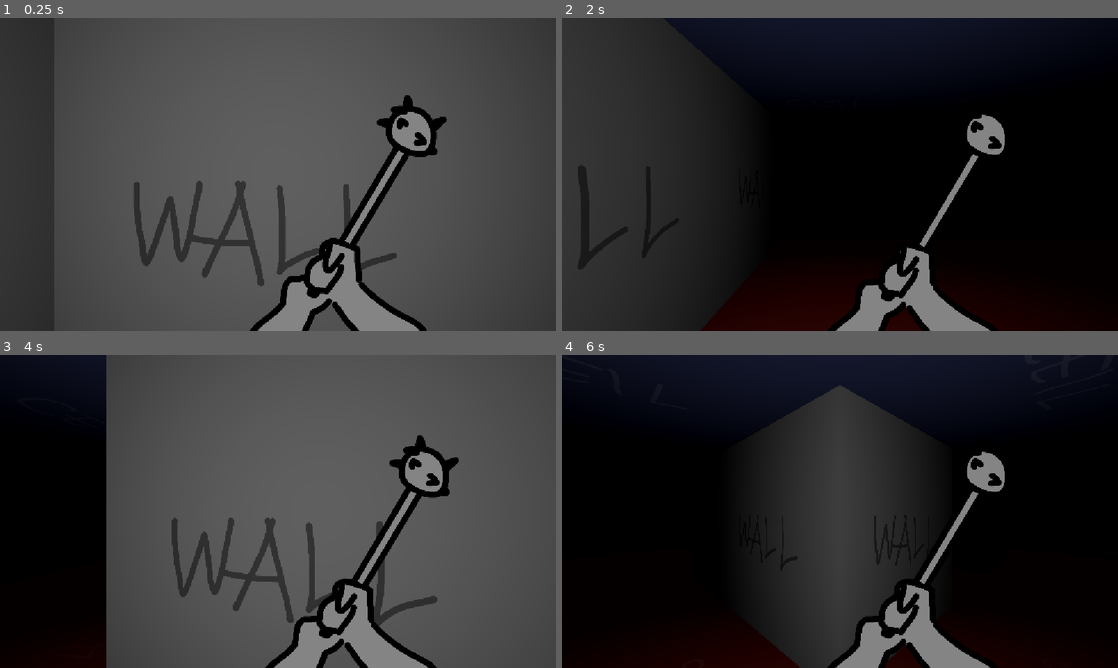
Above: before the commit, frames 1-4 (two rows, left to right).
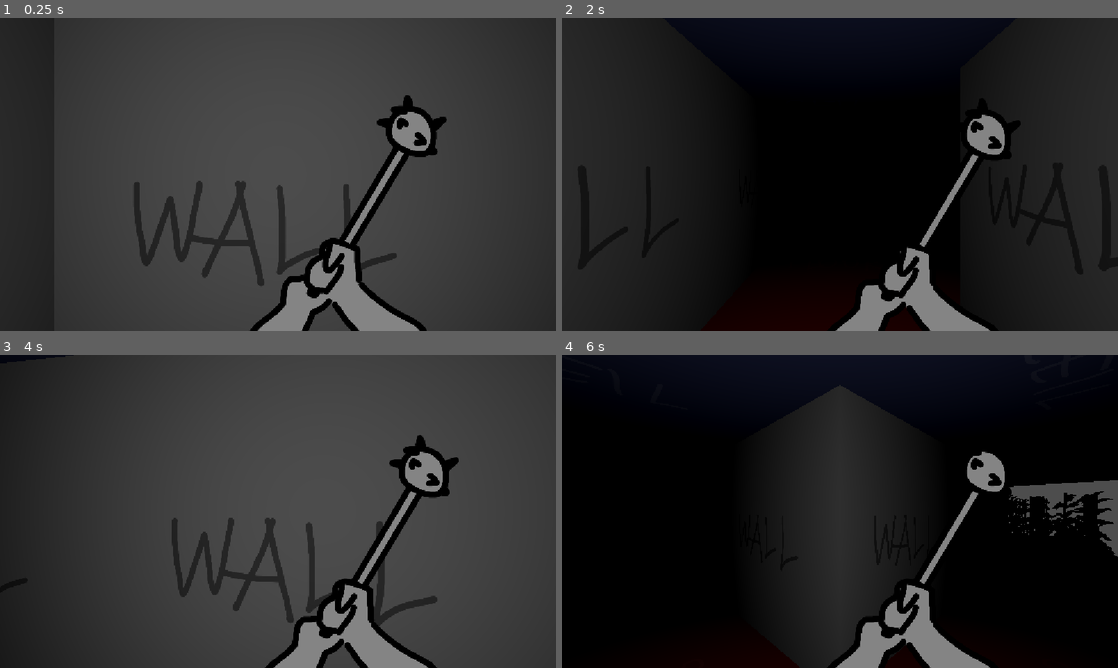
Above: after the commit, the same moments.

Repository: kerivin/dungeon-crawler
Game: Godot game, scene res://scenes/level.tscn
Two runs of this game, one before a commit and one after it. Both use one fixed random seed, a clock stepped at 60 frames per second and the inputs below. The project has no main scene, so this scene is started directly.
Inputs:
- Up to frame 1 (0.25 s): no input
- Up to frame 2 (2 s): tap Enter at 0.5 s; hold Right (turn_right) 0.53-1.28 s; hold Down (move_backward) from 1.28 s (still down)
- Up to frame 3 (4 s): release Down (move_backward) at 2.03 s; hold Right (turn_right) 2.03-2.78 s; hold Up (move_forward) 2.78-3.53 s; tap Space at 3.5 s; hold Left (turn_left) from 3.53 s (still down)
- Up to frame 4 (6 s): release Left (turn_left) at 5.03 s; hold Down (move_backward) 5.03-5.78 s; hold Right (turn_right) from 5.78 s (still down)

The runs differ from the first frame. In frame 2, 17% of the frame differs, in the area x 77-100%, y 0-100%; in frame 3, 18%, in the area x 0-20%, y 0-100%; in frame 4, 1.6%.

Commit message:
background tiles

Diff:
--- /dev/null
+++ b/resources/bg_tile_test.tres
@@ -0,0 +1,14 @@
+[gd_resource type="Resource" script_class="BgTileDefinition" format=3 uid="uid://bfhj4umrvgnii"]
+
+[ext_resource type="Texture2D" uid="uid://b2x6b438xvtn5" path="res://textures/floor.png" id="1_d3u1e"]
+[ext_resource type="Script" uid="uid://cmsd7aamchffq" path="res://scripts/bg_tile_definition.gd" id="1_fr6y6"]
+[ext_resource type="Texture2D" uid="uid://df2lvmm3rwlbf" path="res://textures/corn.png" id="2_8ovnp"]
+
+[resource]
+script = ExtResource("1_fr6y6")
+id = -2
+floor_texture = ExtResource("1_d3u1e")
+texture = ExtResource("2_8ovnp")
+horizontal_repeat = 2
+vertical_repeat = 2
+metadata/_custom_type_script = "uid://cmsd7aamchffq"
--- a/scenes/level.tscn
+++ b/scenes/level.tscn
@@ -3,14 +3,17 @@
 [ext_resource type="Script" uid="uid://dy074nunrs5v3" path="res://scripts/level.gd" id="1_mx8sn"]
 [ext_resource type="Script" uid="uid://btkoe3ohp8gf1" path="res://scripts/tile_definition.gd" id="2_ppgk2"]
 [ext_resource type="Resource" uid="uid://b8puh432jeh1y" path="res://resources/test.tres" id="3_2r41h"]
+[ext_resource type="Script" uid="uid://cmsd7aamchffq" path="res://scripts/bg_tile_definition.gd" id="4_ppgk2"]
+[ext_resource type="Resource" uid="uid://bfhj4umrvgnii" path="res://resources/bg_tile_test.tres" id="5_2r41h"]
 
 [sub_resource type="Environment" id="Environment_g4v7s"]
 ambient_light_source = 2
-ambient_light_color = Color(0.057996348, 0.057996348, 0.05799634, 1)
+ambient_light_color = Color(0.005198906, 0.0051989057, 0.005198909, 1)
 
 [node name="Level" type="Node3D" unique_id=458803066]
 script = ExtResource("1_mx8sn")
 tile_definitions = Array[ExtResource("2_ppgk2")]([ExtResource("3_2r41h")])
+bg_tile_definitions = Array[ExtResource("4_ppgk2")]([ExtResource("5_2r41h")])
 
 [node name="WorldEnvironment" type="WorldEnvironment" parent="." unique_id=1888155958]
 environment = SubResource("Environment_g4v7s")
--- a/scenes/player.tscn
+++ b/scenes/player.tscn
@@ -72,7 +72,7 @@
 [node name="SpotLight3D" type="SpotLight3D" parent="." unique_id=2121021271]
 transform = Transform3D(1, 0, 0, 0, 1, 0, 0, 0, 1, 0, 0, 1.5)
 light_energy = 10.0
-spot_attenuation = 3.0
+spot_attenuation = 3.5
 
 [node name="AnimationController" type="Node" parent="." unique_id=1250162733 node_paths=PackedStringArray("player", "camera", "overlay")]
 script = ExtResource("4_dqkch")
--- /dev/null
+++ b/scripts/bg_tile_definition.gd
@@ -0,0 +1,115 @@
+class_name BgTileDefinition
+extends Resource
+
+@export var id: int = -1
+@export var floor_texture: Texture2D
+@export var ceiling_texture: Texture2D
+@export var texture: Texture2D
+@export var horizontal_repeat: int = 1
+@export var vertical_repeat: int = 1
+
+var texture_filter = BaseMaterial3D.TEXTURE_FILTER_LINEAR
+
+func place_tile(parent: Node3D, x: int, y: int, cell_size: float, wall_height: float) -> void:
+	_place_floor_and_ceiling(parent, x, y, cell_size, wall_height)
+	_place_billboard(parent, x, y, cell_size, wall_height)
+
+func _place_billboard(parent: Node3D, x: int, y: int, cell_size: float, wall_height: float) -> void:
+	var center = Vector3(x * cell_size + cell_size / 2.0,
+						 wall_height / 2.0,
+						 y * cell_size + cell_size / 2.0)
+
+	var total_planes = horizontal_repeat + vertical_repeat   # X‑facing + Z‑facing
+
+	var mm_instance = MultiMeshInstance3D.new()
+	var multimesh = MultiMesh.new()
+	multimesh.transform_format = MultiMesh.TRANSFORM_3D
+	multimesh.instance_count = total_planes
+
+	# Build the two mesh variants
+	var mesh_x = PlaneMesh.new()
+	mesh_x.size = Vector2(cell_size, wall_height)       # Z and Y
+	mesh_x.orientation = PlaneMesh.FACE_X                # normal +X
+
+	var mesh_z = PlaneMesh.new()
+	mesh_z.size = Vector2(cell_size, wall_height)       # X and Y
+	mesh_z.orientation = PlaneMesh.FACE_Z                # normal +Z
+
+	# We'll store both meshes in the MultiMesh by using a different instance index.
+	# MultiMesh.mesh can be a single mesh, so we need to pre‑bake the rotation
+	# into the transform. We'll use the FACE_Z mesh for all and rotate the X‑facing ones.
+	# (Simpler: just use FACE_Z for the base mesh and apply a Y rotation of 90° for X‑facing planes)
+	var base_mesh = PlaneMesh.new()
+	base_mesh.size = Vector2(cell_size, wall_height)
+	base_mesh.orientation = PlaneMesh.FACE_Z
+	multimesh.mesh = base_mesh
+
+	var transforms = PackedFloat32Array()
+	transforms.resize(total_planes * 12)
+
+	var index = 0
+
+	# --- X‑facing planes (normal +X) ---
+	# Their mesh is FACE_Z rotated 90° around Y.
+	var step_x = cell_size / horizontal_repeat
+	for i in range(horizontal_repeat):
+		var x_offset = (i - (horizontal_repeat - 1) / 2.0) * step_x
+		var pos = center + Vector3(x_offset, 0, 0)
+		_set_transform(transforms, index, pos, Vector3(0, deg_to_rad(90), 0), Vector3.ONE)
+		index += 1
+
+	# --- Z‑facing planes (normal +Z) ---
+	# These use the base FACE_Z mesh as‑is.
+	var step_z = cell_size / vertical_repeat
+	for i in range(vertical_repeat):
+		var z_offset = (i - (vertical_repeat - 1) / 2.0) * step_z
+		var pos = center + Vector3(0, 0, z_offset)
+		_set_transform(transforms, index, pos, Vector3.ZERO, Vector3.ONE)
+		index += 1
+
+	multimesh.buffer = transforms
+	mm_instance.multimesh = multimesh
+
+	# Material – double‑sided, alpha support
+	var mat = StandardMaterial3D.new()
+	mat.albedo_texture = texture
+	mat.transparency = BaseMaterial3D.TRANSPARENCY_ALPHA_SCISSOR
+	mat.alpha_scissor_threshold = 0.5
+	mat.cull_mode = BaseMaterial3D.CULL_DISABLED
+	mat.texture_filter = texture_filter
+	mm_instance.material_override = mat
+
+	parent.add_child(mm_instance)
+
+func _set_transform(arr: PackedFloat32Array, index: int, pos: Vector3, euler: Vector3, scale: Vector3) -> void:
+	var basis = Basis.from_euler(euler).scaled(scale)
+	var offset = index * 12
+	arr[offset + 0] = basis.x.x; arr[offset + 1] = basis.x.y; arr[offset + 2] = basis.x.z; arr[offset + 3] = pos.x
+	arr[offset + 4] = basis.y.x; arr[offset + 5] = basis.y.y; arr[offset + 6] = basis.y.z; arr[offset + 7] = pos.y
+	arr[offset + 8] = basis.z.x; arr[offset + 9] = basis.z.y; arr[offset +10] = basis.z.z; arr[offset +11] = pos.z
+func _place_floor_and_ceiling(parent: Node3D, x: int, y: int, cell_size: float, wall_height: float) -> void:
+	var world_pos = Vector3(x * cell_size, 0, y * cell_size)
+
+	if floor_texture:
+		var floor_mesh = MeshInstance3D.new()
+		floor_mesh.mesh = PlaneMesh.new()
+		floor_mesh.mesh.size = Vector2(cell_size, cell_size)
+		floor_mesh.rotation_degrees = Vector3(0, 0, 0)
+		var mat = StandardMaterial3D.new()
+		mat.albedo_texture = floor_texture
+		mat.texture_filter = texture_filter
+		floor_mesh.material_override = mat
+		floor_mesh.position = world_pos + Vector3(cell_size/2, 0, cell_size/2)
+		parent.add_child(floor_mesh)
+
+	if ceiling_texture:
+		var ceil_mesh = MeshInstance3D.new()
+		ceil_mesh.mesh = PlaneMesh.new()
+		ceil_mesh.mesh.size = Vector2(cell_size, cell_size)
+		ceil_mesh.rotation_degrees = Vector3(180, 0, 0)
+		var mat = StandardMaterial3D.new()
+		mat.albedo_texture = ceiling_texture
+		mat.texture_filter = texture_filter
+		ceil_mesh.material_override = mat
+		ceil_mesh.position = world_pos + Vector3(cell_size/2, wall_height, cell_size/2)
+		parent.add_child(ceil_mesh)
--- a/scripts/level.gd
+++ b/scripts/level.gd
@@ -2,29 +2,34 @@
 
 @export var map_file: String = "res://maps/map.txt"
 @export var tile_definitions: Array[TileDefinition] = []
+@export var bg_tile_definitions: Array[BgTileDefinition] = []
 @export var cell_size: float = 2.0
 @export var wall_height: float = 2.0
 
+var map_separator: String = "\t"
 var map_width: int = 0
 var map_height: int = 0
 # id at (x,y) = cell_ids[x + y * width]
 var cell_ids: PackedInt32Array = []
 
-# id -> TileDefinition lookup
-var _id_to_def: Dictionary = {}
+var _id_to_tile_def: Dictionary = {}
+var _id_to_bg_tile_def: Dictionary = {}
+
+enum CellType { WALKABLE, BACKGROUND, VOID }
 
 func _ready() -> void:
 	_build_lookup()
 	_load_map()
-	_generate_floors_and_ceilings()
-	_generate_walls()
+	_generate_tiles()
 	_spawn_player()
 
 func _build_lookup() -> void:
-	_id_to_def.clear()
+	_id_to_tile_def.clear()
+	_id_to_bg_tile_def.clear()
 	for def in tile_definitions:
-		_id_to_def[def.id] = def
-	print("_id_to_def: ", _id_to_def)
+		_id_to_tile_def[def.id] = def
+	for def in bg_tile_definitions:
+		_id_to_bg_tile_def[def.id] = def
 
 func _load_map() -> void:
 	var file = FileAccess.open(map_file, FileAccess.READ)
@@ -44,125 +49,72 @@
 		return
 
 	map_height = lines.size()
-	# First line sets the width
-	var first_tokens = lines[0].split(" ", false, 0)
+	var first_tokens = lines[0].split(map_separator, false, 0)
 	map_width = first_tokens.size()
 
-	# Validate all rows have the same width
 	for i in range(map_height):
-		var tokens = lines[i].split(" ", false, 0)
+		var tokens = lines[i].split(map_separator, false, 0)
 		if tokens.size() != map_width:
 			push_error("Row %d has %d columns, expected %d" % [i, tokens.size(), map_width])
 			return
 
 	cell_ids.resize(map_width * map_height)
 	for y in range(map_height):
-		var tokens = lines[y].split(" ", false, 0)
+		var tokens = lines[y].split(map_separator, false, 0)
 		for x in range(map_width):
 			var id = int(tokens[x])
 			cell_ids[x + y * map_width] = id
 
+func _get_cell_type(x: int, y: int) -> int:
+	if x < 0 or x >= map_width or y < 0 or y >= map_height:
+		return CellType.VOID
+	var id = cell_ids[x + y * map_width]
+	if _id_to_tile_def.has(id):
+		return CellType.WALKABLE
+	if _id_to_bg_tile_def.has(id):
+		return CellType.BACKGROUND
+	return CellType.VOID
+
 func _get_tile_def(x: int, y: int) -> TileDefinition:
-	if x < 0 or x >= map_width or y < 0 or y >= map_height:
-		return null
-	var id = cell_ids[x + y * map_width]
-	return _id_to_def.get(id, null)
+	if _get_cell_type(x, y) == CellType.WALKABLE:
+		return _id_to_tile_def[cell_ids[x + y * map_width]]
+	return null
+
+func _get_bg_tile_def(x: int, y: int) -> BgTileDefinition:
+	if _get_cell_type(x, y) == CellType.BACKGROUND:
+		return _id_to_bg_tile_def[cell_ids[x + y * map_width]]
+	return null
 
 func _is_void(x: int, y: int) -> bool:
-	return _get_tile_def(x, y) == null
+	return _get_cell_type(x, y) == CellType.VOID
 
-func _generate_floors_and_ceilings() -> void:
+func is_walkable(x: int, y: int) -> bool:
+	return _get_cell_type(x, y) == CellType.WALKABLE
+
+func _generate_tiles() -> void:
 	for y in range(map_height):
 		for x in range(map_width):
-			var def = _get_tile_def(x, y)
-			if def == null:
-				continue
-			var world_pos = Vector3(x * cell_size, 0, y * cell_size)
-
-			if def.floor_texture:
-				var floor_mesh = MeshInstance3D.new()
-				floor_mesh.mesh = PlaneMesh.new()
-				floor_mesh.mesh.size = Vector2(cell_size, cell_size)
-				floor_mesh.rotation_degrees = Vector3(0, 0, 0)
-				var mat = StandardMaterial3D.new()
-				mat.albedo_texture = def.floor_texture
-				mat.texture_filter = BaseMaterial3D.TEXTURE_FILTER_LINEAR
-				floor_mesh.material_override = mat
-				floor_mesh.position = world_pos + Vector3(cell_size/2, 0, cell_size/2)
-				add_child(floor_mesh)
-
-			if def.ceiling_texture:
-				var ceil_mesh = MeshInstance3D.new()
-				ceil_mesh.mesh = PlaneMesh.new()
-				ceil_mesh.mesh.size = Vector2(cell_size, cell_size)
-				ceil_mesh.rotation_degrees = Vector3(180, 0, 0)
-				var mat = StandardMaterial3D.new()
-				mat.albedo_texture = def.ceiling_texture
-				mat.texture_filter = BaseMaterial3D.TEXTURE_FILTER_LINEAR
-				ceil_mesh.material_override = mat
-				ceil_mesh.position = world_pos + Vector3(cell_size/2, wall_height, cell_size/2)
-				add_child(ceil_mesh)
-
-func _generate_walls() -> void:
-	for y in range(map_height):
-		for x in range(map_width):
-			var def = _get_tile_def(x, y)
-			if def == null:
-				continue
-			if not def.wall_texture:
-				continue
-
-			# North ( -Z direction )
-			if _is_void(x, y - 1):
-				_place_wall(x, y, 0, def.wall_texture)
-			# East ( +X direction )
-			if _is_void(x + 1, y):
-				_place_wall(x, y, 1, def.wall_texture)
-			# South ( +Z direction )
-			if _is_void(x, y + 1):
-				_place_wall(x, y, 2, def.wall_texture)
-			# West ( -X direction )
-			if _is_void(x - 1, y):
-				_place_wall(x, y, 3, def.wall_texture)
-
-func _place_wall(x: int, y: int, side: int, texture: Texture2D) -> void:
-	# side: 0=north, 1=east, 2=south, 3=west
-	var mesh = MeshInstance3D.new()
-	mesh.mesh = PlaneMesh.new()
-	mesh.mesh.size = Vector2(cell_size, wall_height)
-	mesh.mesh.orientation = PlaneMesh.FACE_Z
-
-	var mat = StandardMaterial3D.new()
-	mat.albedo_texture = texture
-	mat.texture_filter = BaseMaterial3D.TEXTURE_FILTER_LINEAR
-	mesh.material_override = mat
-
-	# Position: center of the cell edge, with y = wall_height/2
-	var center_x = x * cell_size + cell_size / 2.0
-	var center_z = y * cell_size + cell_size / 2.0
-	var pos = Vector3.ZERO
-	var rot_deg = 0.0
-
-	match side:
-		0:  # North (edge at z = y*cell_size, outward -Z)
-			pos = Vector3(center_x, wall_height / 2.0, y * cell_size)
-			rot_deg = 0.0   # flip normal from +Z to -Z
-		1:  # East (edge at x = (x+1)*cell_size, outward +X)
-			pos = Vector3((x + 1) * cell_size, wall_height / 2.0, center_z)
-			rot_deg = -90.0   # rotate +Z to +X
-		2:  # South (edge at z = (y+1)*cell_size, outward +Z)
-			pos = Vector3(center_x, wall_height / 2.0, (y + 1) * cell_size)
-			rot_deg = 180.0     # +Z is correct
-		3:  # West (edge at x = x*cell_size, outward -X)
-			pos = Vector3(x * cell_size, wall_height / 2.0, center_z)
-			rot_deg = 90.0    # rotate +Z to -X
-
-	mesh.position = pos
-	mesh.rotation_degrees.y = rot_deg
-	add_child(mesh)
-
-func is_walkable(x: int, y: int) -> bool:
-	return not _is_void(x, y)
+			match _get_cell_type(x, y):
+				CellType.WALKABLE:
+					var def = _get_tile_def(x, y)
+					if def:
+						def.place_floor_and_ceiling(self, x, y, cell_size, wall_height)
+						# North ( -Z direction )
+						if _is_void(x, y - 1):
+							def.place_wall(self, x, y, cell_size, wall_height, 0)
+						# East ( +X direction )
+						if _is_void(x + 1, y):
+							def.place_wall(self, x, y, cell_size, wall_height, 1)
+						# South ( +Z direction )
+						if _is_void(x, y + 1):
+							def.place_wall(self, x, y, cell_size, wall_height, 2)
+						# West ( -X direction )
+						if _is_void(x - 1, y):
+							def.place_wall(self, x, y, cell_size, wall_height, 3)
+				CellType.BACKGROUND:
+					var def = _get_bg_tile_def(x, y)
+					if def:
+						def.place_tile(self, x, y, cell_size, wall_height)
 
 func _spawn_player() -> void:
 	for y in range(map_height):
--- a/scripts/tile_definition.gd
+++ b/scripts/tile_definition.gd
@@ -5,3 +5,69 @@
 @export var floor_texture: Texture2D
 @export var ceiling_texture: Texture2D
 @export var wall_texture: Texture2D
+
+var texture_filter = BaseMaterial3D.TEXTURE_FILTER_LINEAR
+
+func place_floor_and_ceiling(parent: Node3D, x: int, y: int, cell_size: float, wall_height: float) -> void:
+	var world_pos = Vector3(x * cell_size, 0, y * cell_size)
+
+	if floor_texture:
+		var floor_mesh = MeshInstance3D.new()
+		floor_mesh.mesh = PlaneMesh.new()
+		floor_mesh.mesh.size = Vector2(cell_size, cell_size)
+		floor_mesh.rotation_degrees = Vector3(0, 0, 0)
+		var mat = StandardMaterial3D.new()
+		mat.albedo_texture = floor_texture
+		mat.texture_filter = texture_filter
+		floor_mesh.material_override = mat
+		floor_mesh.position = world_pos + Vector3(cell_size/2, 0, cell_size/2)
+		parent.add_child(floor_mesh)
+
+	if ceiling_texture:
+		var ceil_mesh = MeshInstance3D.new()
+		ceil_mesh.mesh = PlaneMesh.new()
+		ceil_mesh.mesh.size = Vector2(cell_size, cell_size)
+		ceil_mesh.rotation_degrees = Vector3(180, 0, 0)
+		var mat = StandardMaterial3D.new()
+		mat.albedo_texture = ceiling_texture
+		mat.texture_filter = texture_filter
+		ceil_mesh.material_override = mat
+		ceil_mesh.position = world_pos + Vector3(cell_size/2, wall_height, cell_size/2)
+		parent.add_child(ceil_mesh)
+
+func place_wall(parent: Node3D, x: int, y: int, cell_size: float, wall_height: float, side: int) -> void:
+	if not wall_texture:
+		return
+
+	var mesh = MeshInstance3D.new()
+	mesh.mesh = PlaneMesh.new()
+	mesh.mesh.size = Vector2(cell_size, wall_height)
+	mesh.mesh.orientation = PlaneMesh.FACE_Z
+
+	var mat = StandardMaterial3D.new()
+	mat.albedo_texture = wall_texture
+	mat.texture_filter = BaseMaterial3D.TEXTURE_FILTER_LINEAR
+	mesh.material_override = mat
+
+	var center_x = x * cell_size + cell_size / 2.0
+	var center_z = y * cell_size + cell_size / 2.0
+	var pos = Vector3.ZERO
+	var rot_deg = 0.0
+
+	match side:
+		0:  # North (edge at z = y*cell_size, outward -Z)
+			pos = Vector3(center_x, wall_height / 2.0, y * cell_size)
+			rot_deg = 0.0   # flip normal from +Z to -Z
+		1:  # East (edge at x = (x+1)*cell_size, outward +X)
+			pos = Vector3((x + 1) * cell_size, wall_height / 2.0, center_z)
+			rot_deg = -90.0   # rotate +Z to +X
+		2:  # South (edge at z = (y+1)*cell_size, outward +Z)
+			pos = Vector3(center_x, wall_height / 2.0, (y + 1) * cell_size)
+			rot_deg = 180.0     # +Z is correct
+		3:  # West (edge at x = x*cell_size, outward -X)
+			pos = Vector3(x * cell_size, wall_height / 2.0, center_z)
+			rot_deg = 90.0    # rotate +Z to -X
+
+	mesh.position = pos
+	mesh.rotation_degrees.y = rot_deg
+	parent.add_child(mesh)
Not shown, changed: maps/map.txt
Not shown, added: scripts/bg_tile_definition.gd.uid
Binary file added: textures/corn.png
Not shown, added: textures/corn.png.import
